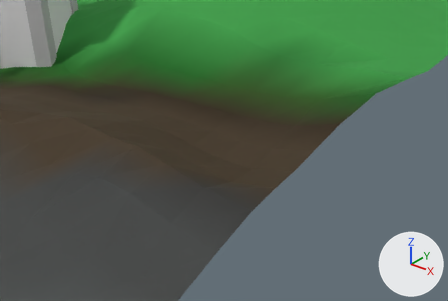
The Blender file src/blender/chunktest.blend as it was, and as the next commit left it.
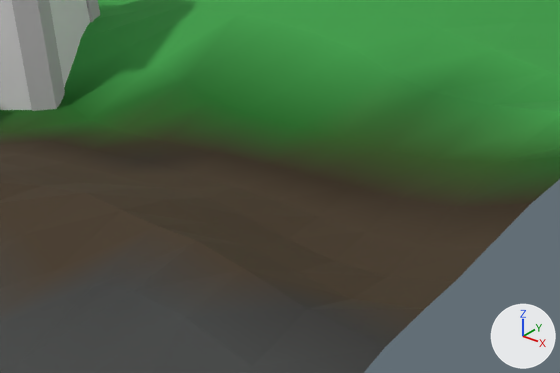
Old and new are each drawn from a 50 mm camera at (42.37, -20.17, 9.76) aimed at (26.94, -0.87, -2.21) and again close up on the part from 4% to 80% of the width and 0% to 75% of the height. Every picture has the same lights, and +X, +Y and +Z are marked at lower right.

The first close-up shows 'floor', 'shack'.
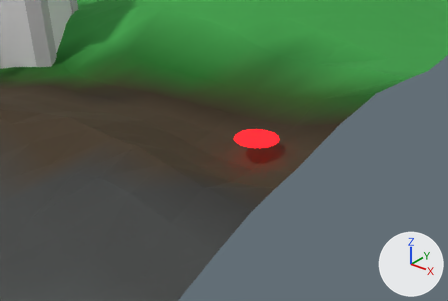
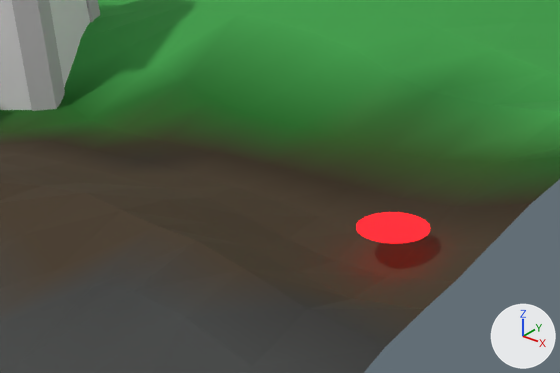
Changed parts and their boxes (x1, y1, x2, y2) in the close-ups (560 x 373 px):
'player', added: after (356, 212, 431, 243)

The change, as a diff of the scene's bpy script:
```diff
--- a/src/blender/chunktest.blend.py
+++ b/src/blender/chunktest.blend.py
@@ mat_material_005 @@
+mat_material_005 = principled_material('Material.005')
+mat_material_005.base_color = (0.8, 0.0, 0.0145)  # red #e70020
+mat_material_005.emission_color = (1.0, 0.0, 0.00271)  # red #ff0009
+mat_material_005.emission_strength = 2.4
@@ col_player_1 @@
+col_player_1 = bpy.data.collections.new('player')
+col_player_1.objects.link(ob_circle)
@@ ob_player @@
 ob_player = bpy.data.objects.new('player', None)
-ob_player.location = (28.7, 0.04, -2.16)
+ob_player.location = (27.91, 0.21, -1.73)
 ob_player.instance_type = 'COLLECTION'
-ob_player.instance_collection = col_player
+ob_player.instance_collection = col_player_1
@@ ob_circle @@
+ob_circle = bpy.data.objects.new('Circle', me_circle.copy())  # the mesh of ob_circle
+ob_circle.location = (0.0, 0.0, 0.0)
```
